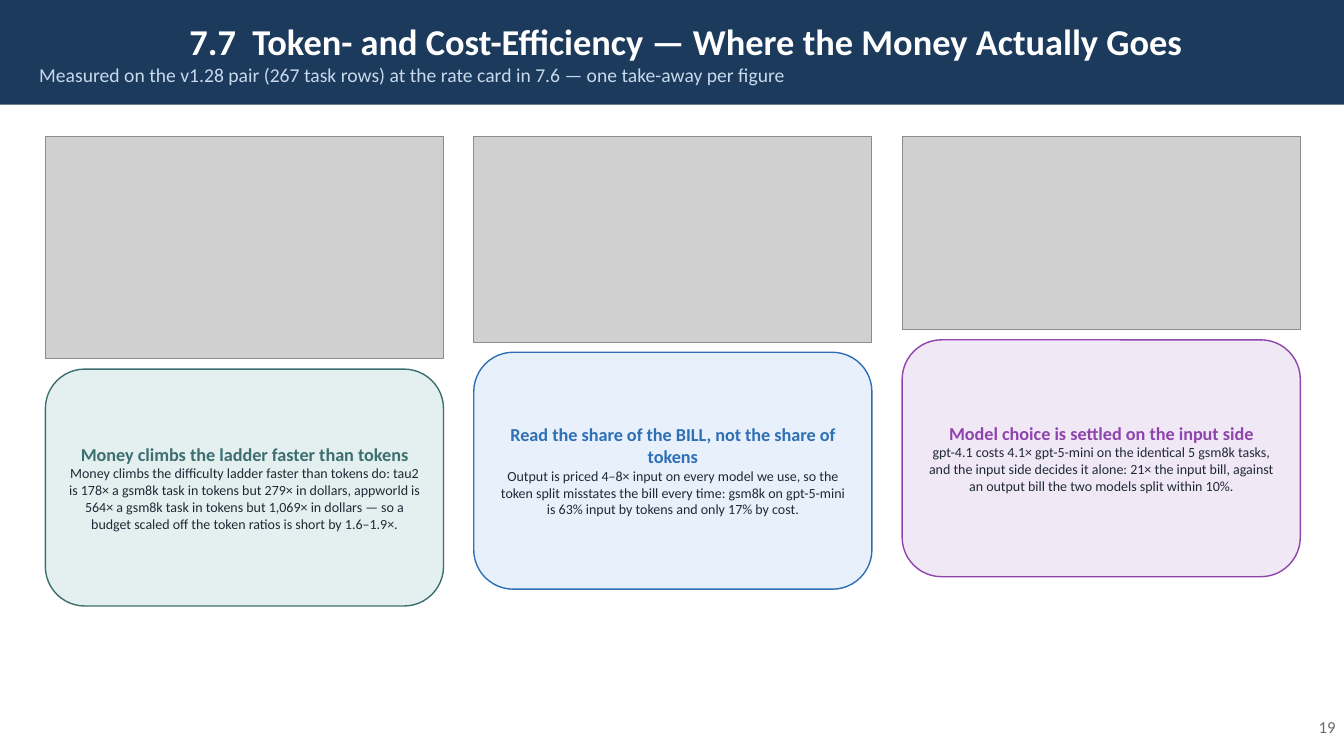
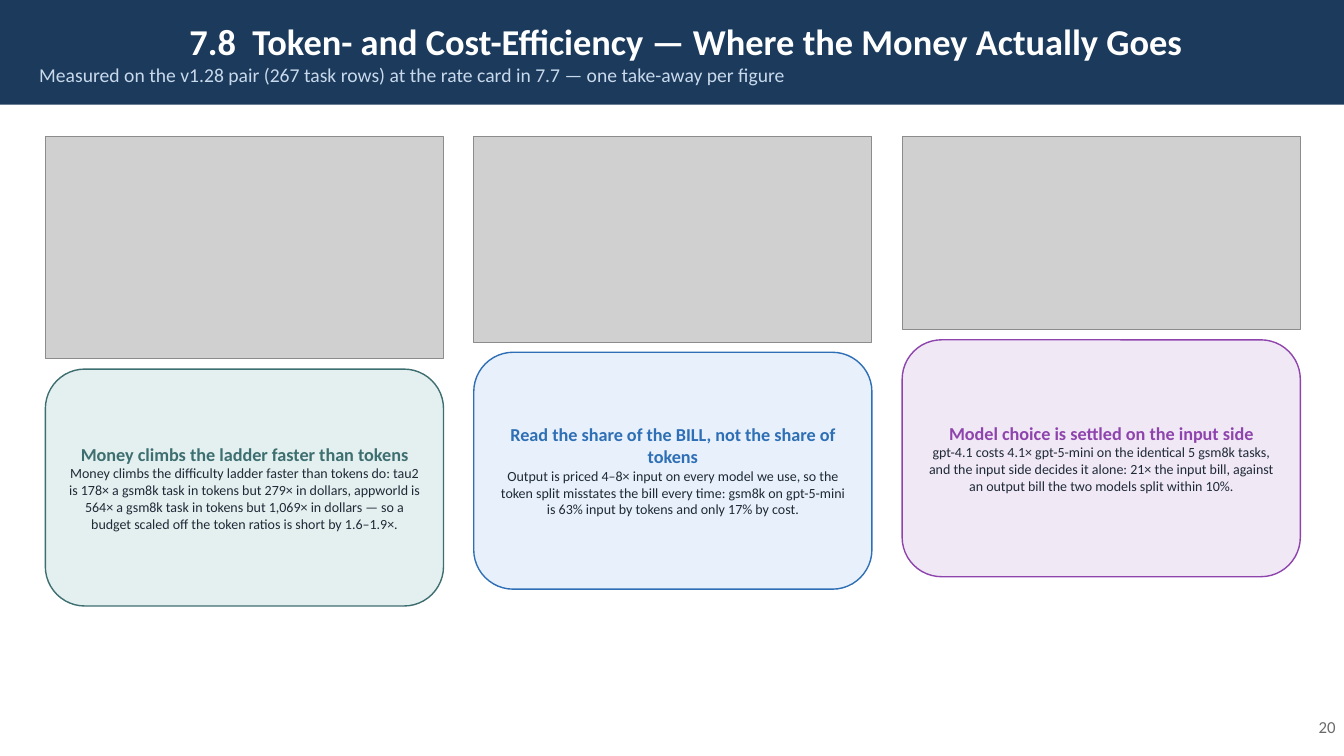
Before and after one commit to rossoctl/autobench, a slide deck: slide 20 of docs/AutoBench.pptx (slide 19 before the commit). Drawn at 1344x756 pixels with LibreOffice and Linux fonts; fonts in the diff are those of the drawing; grey boxes stand for pictures. Boxes give left, top, right and bottom in pixels: in the first picture for what was removed or moved away, otherwise in the second. Text is boxed around its words. In the diff, an @@ line names an element or a change of style, - is before the commit and + after.

```diff
--- a/docs/AutoBench.pptx
+++ b/docs/AutoBench.pptx
@@ text in rectangle at <box>39,29,1182,86</box>: text changed @@
-7.7 Token- and Cost-Efficiency — Where the Money Actually Goes
-Measured on the v1.28 pair (267 task rows) at the rate card in 7.6 — one take-away per figure
+7.8 Token- and Cost-Efficiency — Where the Money Actually Goes
+Measured on the v1.28 pair (267 task rows) at the rate card in 7.7 — one take-away per figure
@@ text at <box>1319,722,1336,733</box>: text changed @@
-19
+20
```
Also in this commit, not shown: 13 other slides changed, 7 other files.
